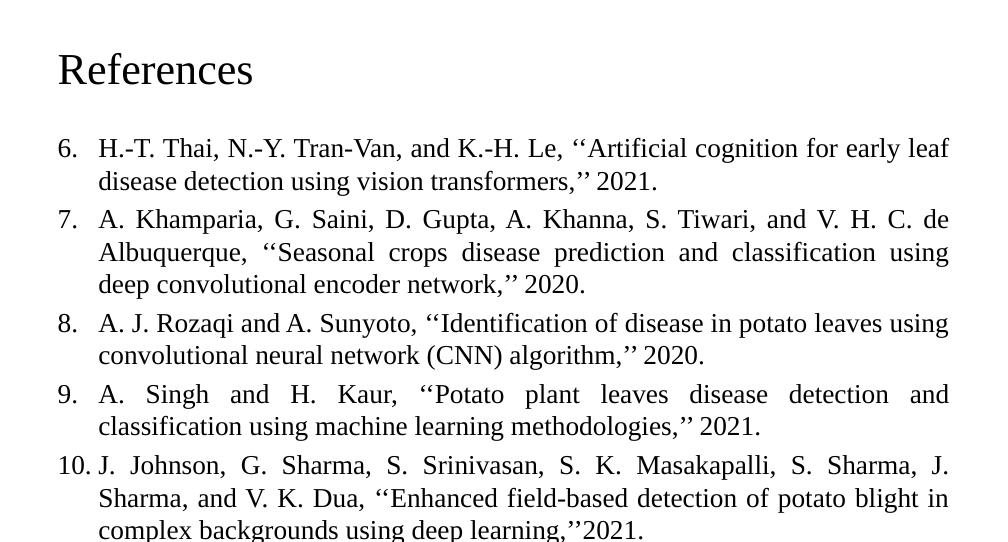
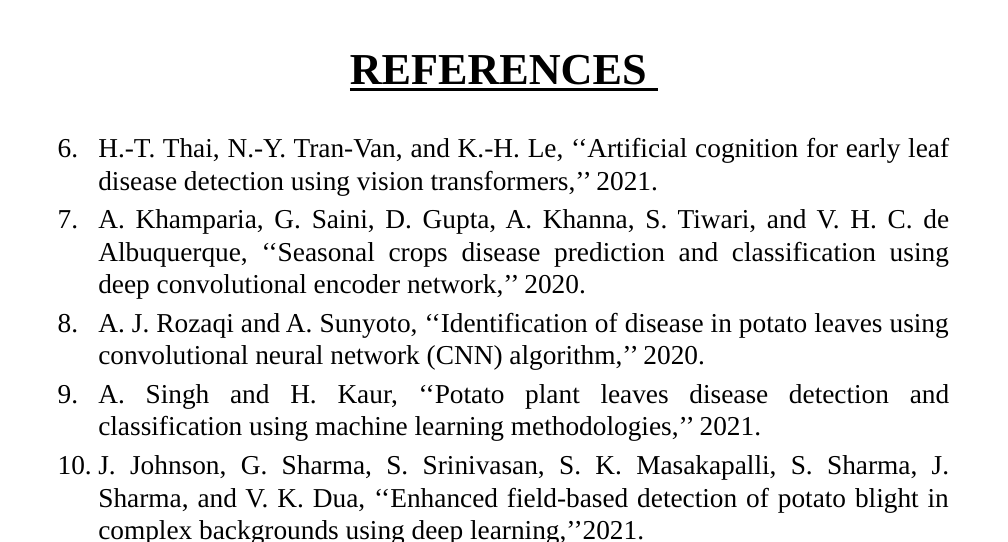
Before and after one commit to kalees64/AI-BASED-LEAF-DISEASE-IDENTIFICATION-AND-CLASSIFICATION-SYSTEM-USING-DEEP-LEARNING, a slide deck: slide 33 of report/Final Ppt-Leaf disease.pptx. Drawn at 1008x542 pixels with LibreOffice and Linux fonts; fonts in the diff are those of the drawing. Boxes give left, top, right and bottom in pixels: in the first picture for what was removed or moved away, otherwise in the second. Text is boxed around its words. In the diff, an @@ line names an element or a change of style, - is before the commit and + after.

```diff
--- a/report/Final Ppt-Leaf disease.pptx
+++ b/report/Final Ppt-Leaf disease.pptx
@@ title at [350,54,647,91]: text changed; bold on @@
-References
+REFERENCES
```
Also in this commit, not shown: 32 other slides changed, 6 other files.
